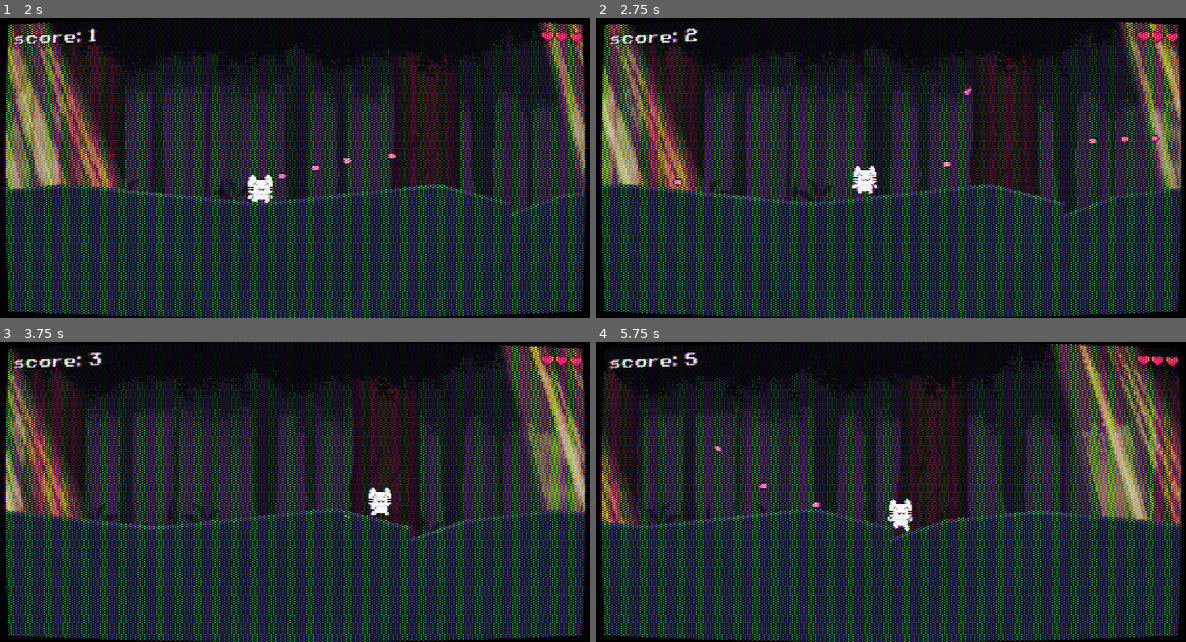
Above: before the commit, frames 1-4 (two rows, left to right).
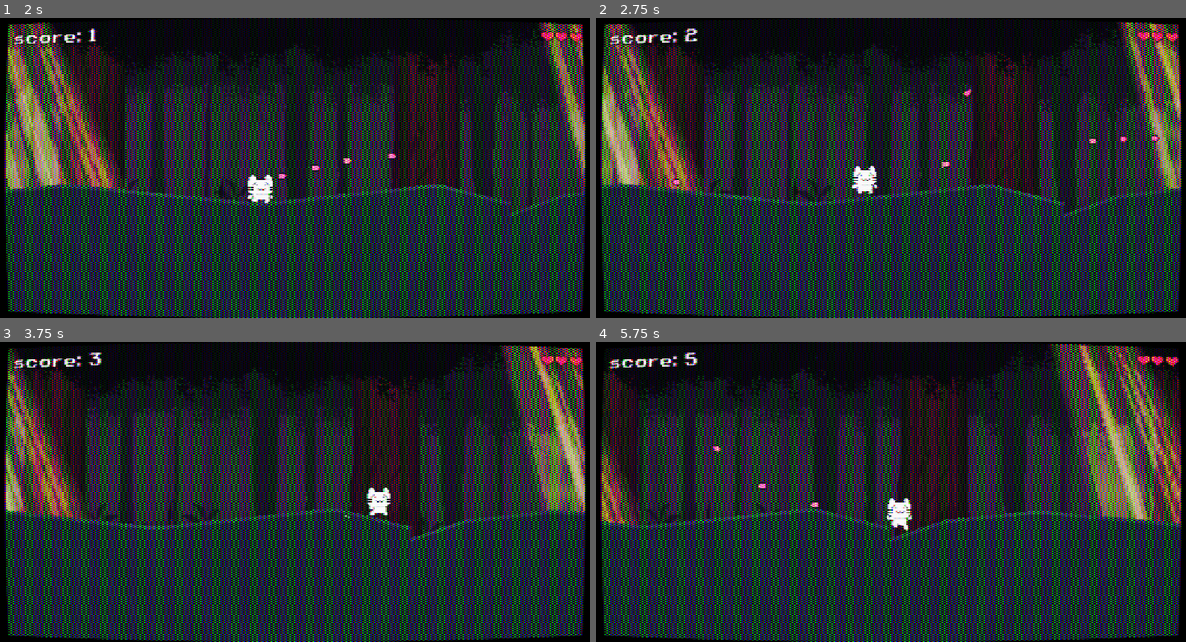
Above: after the commit, the same moments.

Repository: GrumpyRumpus/kitty-run-redux
Game: Godot game, scene res://scenes/main_menu.tscn
The game is run twice, just before and just after one commit, with the same random seed, the same clock (stepped at 60 frames per second) and the same inputs.
Inputs (mouse positions are in pixels of both pictures, inside the frame that each line leads up to):
- Up to frame 1 (2 s): click "Start Game" at 0.5 s; tap Enter at 1.25 s; move the mouse to (424, 153) at 1.27 s; press the mouse at (424, 153) at 1.28 s; hold Right (right) from 1.28 s (still down)
- Up to frame 2 (2.75 s): release Right (right) at 2 s; release the mouse at (1020, 153) at 2 s; drag from (773, 183) to (985, 156) at 2.02 s
- Up to frame 3 (3.75 s): move the mouse to (354, 426) at 2.77 s; hold Right (right) 2.78-3.5 s; hold Shift (sprint) 2.78-3.5 s; drag from (265, 552) to (118, 447) at 3.52 s
- Up to frame 4 (5.75 s): move the mouse to (1073, 537) at 4.27 s; hold Left (left) 4.28-5 s; hold Ctrl 4.28-5 s; drag from (714, 447) to (619, 498) at 5.02 s

Frame 1 is identical in both runs. In frame 2, less than 0.1% of the frame differs, in the area x 12-91%, y 23-56%; in frame 3, 0.1%; in frame 4, 0.3%, in the area x 19-54%, y 34-64%.

Commit message:
Refactor state machine: instance vars, explicit state tracking, slope physics fix

Diff:
--- a/scenes/grounds.tscn
+++ b/scenes/grounds.tscn
@@ -1,73 +1,73 @@
-[gd_scene load_steps=2 format=3 uid="uid://c1g4cm7jdn200"]
+[gd_scene format=3 uid="uid://c1g4cm7jdn200"]
 
 [ext_resource type="Script" uid="uid://6tch0smw5vil" path="res://scripts/grounds.gd" id="1_0ibc6"]
 
-[node name="Grounds" type="StaticBody2D" node_paths=PackedStringArray("collision")]
+[node name="Grounds" type="StaticBody2D" unique_id=1226546917 node_paths=PackedStringArray("collision")]
 script = ExtResource("1_0ibc6")
 collision = NodePath("CollisionPolygon2D")
 
-[node name="VisibleOnScreenNotifier2D" type="VisibleOnScreenNotifier2D" parent="."]
+[node name="VisibleOnScreenNotifier2D" type="VisibleOnScreenNotifier2D" parent="." unique_id=1452612137]
 rect = Rect2(0, 0, 512, 20)
 
-[node name="CollisionPolygon2D" type="CollisionPolygon2D" parent="."]
+[node name="CollisionPolygon2D" type="CollisionPolygon2D" parent="." unique_id=328239675]
 
-[node name="Polygon2D1" type="Polygon2D" parent="CollisionPolygon2D"]
+[node name="Polygon2D1" type="Polygon2D" parent="CollisionPolygon2D" unique_id=1216668780]
 visible = false
 antialiased = true
 polygon = PackedVector2Array(0, 32, 91.5, 26, 200, 0, 321.912, 27.6574, 448, 0, 512, 0, 512, 256, 0, 256)
 uv = PackedVector2Array(0, 32, 88, 32, 200, 16, 352, 32, 448, 24, 512, 32, 512, 256, 0, 256)
 
-[node name="Polygon2D2" type="Polygon2D" parent="CollisionPolygon2D"]
+[node name="Polygon2D2" type="Polygon2D" parent="CollisionPolygon2D" unique_id=1509216406]
 visible = false
 antialiased = true
 polygon = PackedVector2Array(0, 256, 0, 24, 48, 8, 128, 0, 296, 16, 448, 0, 512, 16, 512, 256)
 
-[node name="Polygon2D3" type="Polygon2D" parent="CollisionPolygon2D"]
+[node name="Polygon2D3" type="Polygon2D" parent="CollisionPolygon2D" unique_id=1671450035]
 visible = false
 antialiased = true
 polygon = PackedVector2Array(0, 40, 64, 0, 128, 0, 296, 32, 448, 0, 512, 0, 512, 256, 0, 256)
 uv = PackedVector2Array(0, 40, 64, 0, 128, 0, 296, 32, 448, 0, 512, 0, 512, 256, 0, 256)
 
-[node name="Polygon2D4" type="Polygon2D" parent="CollisionPolygon2D"]
+[node name="Polygon2D4" type="Polygon2D" parent="CollisionPolygon2D" unique_id=1540948353]
 visible = false
 antialiased = true
 polygon = PackedVector2Array(0, 24, 64, 8, 192, 0, 384, 8, 448, 8, 448, 248, 512, 256, 0, 256)
 uv = PackedVector2Array(0, 0, 256, 32, 512, 0, 512, 256, 0, 256)
 
-[node name="Polygon2D5" type="Polygon2D" parent="CollisionPolygon2D"]
+[node name="Polygon2D5" type="Polygon2D" parent="CollisionPolygon2D" unique_id=593019378]
 visible = false
 antialiased = true
 polygon = PackedVector2Array(32, 248, 32, 48, 88, 32, 440, 8, 480, 0, 480, 248, 512, 256, 0, 256)
 uv = PackedVector2Array(0, 0, 256, 32, 512, 0, 512, 256, 0, 256)
 
-[node name="Polygon2D6" type="Polygon2D" parent="CollisionPolygon2D"]
+[node name="Polygon2D6" type="Polygon2D" parent="CollisionPolygon2D" unique_id=736637435]
 visible = false
 antialiased = true
 polygon = PackedVector2Array(64, 248, 64, 64, 128, 0, 360, 48, 448, 32, 448, 248, 512, 256, 0, 256)
 uv = PackedVector2Array(0, 0, 256, 32, 512, 0, 512, 256, 0, 256)
 
-[node name="Polygon2D7" type="Polygon2D" parent="CollisionPolygon2D"]
+[node name="Polygon2D7" type="Polygon2D" parent="CollisionPolygon2D" unique_id=2106058516]
 visible = false
 antialiased = true
 polygon = PackedVector2Array(64, 248, 64, 48, 192, 56, 384, 0, 448, 32, 448, 248, 512, 256, 0, 256)
 uv = PackedVector2Array(0, 0, 256, 32, 512, 0, 512, 256, 0, 256)
 
-[node name="Polygon2D8" type="Polygon2D" parent="CollisionPolygon2D"]
+[node name="Polygon2D8" type="Polygon2D" parent="CollisionPolygon2D" unique_id=349993625]
 visible = false
 antialiased = true
 polygon = PackedVector2Array(88, 248, 88, 32, 192, 0, 256, 32, 416, 40, 416, 248, 512, 256, 0, 256)
 uv = PackedVector2Array(0, 0, 256, 32, 512, 0, 512, 256, 0, 256)
 
-[node name="Polygon2D9" type="Polygon2D" parent="CollisionPolygon2D"]
+[node name="Polygon2D9" type="Polygon2D" parent="CollisionPolygon2D" unique_id=1372732625]
 visible = false
 antialiased = true
 polygon = PackedVector2Array(64, 248, 64, 48, 160, 16, 256, 0, 384, 0, 384, 248, 512, 256, 0, 256)
 uv = PackedVector2Array(0, 0, 256, 32, 512, 0, 512, 256, 0, 256)
 
-[node name="Polygon2D0" type="Polygon2D" parent="CollisionPolygon2D"]
+[node name="Polygon2D0" type="Polygon2D" parent="CollisionPolygon2D" unique_id=385426948]
 visible = false
 antialiased = true
-polygon = PackedVector2Array(64, 248, 64, 32, 192, 0, 192, 248, 352, 64, 448, 64, 512, 256, 0, 256)
+polygon = PackedVector2Array(64, 248, 64, 32, 192, 0, 195.34381, 178.26016, 352, 64, 448, 64, 512, 256, 0, 256)
 uv = PackedVector2Array(64, 248, 64, 32, 192, 0, 192, 248, 352, 64, 448, 64, 512, 256, 0, 256)
 
 [connection signal="screen_exited" from="VisibleOnScreenNotifier2D" to="." method="_on_visible_on_screen_notifier_2d_screen_exited"]
--- a/scripts/kitty.gd
+++ b/scripts/kitty.gd
@@ -36,6 +36,8 @@
 
 func _ready() -> void:
 	z_index = 1
+	floor_constant_speed = true
+	floor_snap_length = 4.0
 	state_machine.init(self)
 
 
--- a/scripts/state_machine/state.gd
+++ b/scripts/state_machine/state.gd
@@ -1,9 +1,8 @@
 class_name State
 extends Node2D
 
-static var kitty: Kitty
-static var state_machine: StateMachine
-static var direction: Vector2
+var kitty: Kitty
+var state_machine: StateMachine
 
 @onready var standing_state: StandingState = %Standing
 @onready var running_state: RunningState = %Running
--- a/scripts/state_machine/state_machine.gd
+++ b/scripts/state_machine/state_machine.gd
@@ -1,11 +1,9 @@
 class_name StateMachine
 extends Node2D
 
-var states: Array[State]
-var current_state: State:
-	get: return states.front()
-var previous_state: State:
-	get: return states[1] if states.size() > 1 else null
+var current_state: State
+var previous_state: State
+var direction: Vector2
 
 var kitty: Kitty
 
@@ -25,7 +23,7 @@
 
 
 func _unhandled_input(event: InputEvent) -> void:
-	current_state.direction = Vector2(
+	direction = Vector2(
 		sign(Input.get_axis("left", "right")),
 		sign(Input.get_axis("up", "down"))
 	)
@@ -38,22 +36,20 @@
 		return
 	if current_state:
 		current_state.exit()
-	states.push_front(new_state)
+	previous_state = current_state
+	current_state = new_state
 	current_state.enter()
-	states.resize(3)
 
 
 func init(kitty: Kitty) -> void:
-	states = []
 	for c in get_children():
 		if c is State:
-			states.append(c)
-	if states.size() == 0:
+			c.kitty = kitty
+			c.state_machine = self
+			c.init()
+			if current_state == null:
+				current_state = c
+	if current_state == null:
 		return
-	current_state.kitty = kitty
-	current_state.state_machine = self
-	current_state.direction = Vector2.ZERO
-	for state in states:
-		state.init()
-	change_state(current_state)
+	current_state.enter()
 	process_mode = Node.PROCESS_MODE_INHERIT
--- a/scripts/state_machine/states/falling.gd
+++ b/scripts/state_machine/states/falling.gd
@@ -47,7 +47,7 @@
 
 
 func process_physics(delta: float) -> State:
-	kitty.update_velocity(direction.x * move_speed, acceleration)
+	kitty.update_velocity(state_machine.direction.x * move_speed, acceleration)
 	if kitty.is_on_floor():
 		return standing_state
 	return null
--- a/scripts/state_machine/states/running.gd
+++ b/scripts/state_machine/states/running.gd
@@ -41,9 +41,9 @@
 func process_physics(delta: float) -> State:
 	if not kitty.is_on_floor():
 		return falling_state
-	if direction.x == 0:
+	if state_machine.direction.x == 0:
 		return standing_state
-	elif sign(direction.x) == sign(kitty.velocity.x) or kitty.velocity.x == 0:
+	elif sign(state_machine.direction.x) == sign(kitty.velocity.x) or kitty.velocity.x == 0:
 		current_acceleration = acceleration
 	else:
 		current_acceleration = skid_acceleration
@@ -53,5 +53,5 @@
 	else:
 		target_speed = speed
 		kitty.animated_sprite.speed_scale = 1.0
-	kitty.update_velocity(direction.x * target_speed, current_acceleration)
+	kitty.update_velocity(state_machine.direction.x * target_speed, current_acceleration)
 	return null
--- a/scripts/state_machine/states/standing.gd
+++ b/scripts/state_machine/states/standing.gd
@@ -27,7 +27,7 @@
 
 
 func process(delta: float) -> State:
-	if direction.x != 0:
+	if state_machine.direction.x != 0:
 		return running_state
 	return null
 
Not shown, changed: TODO.md
